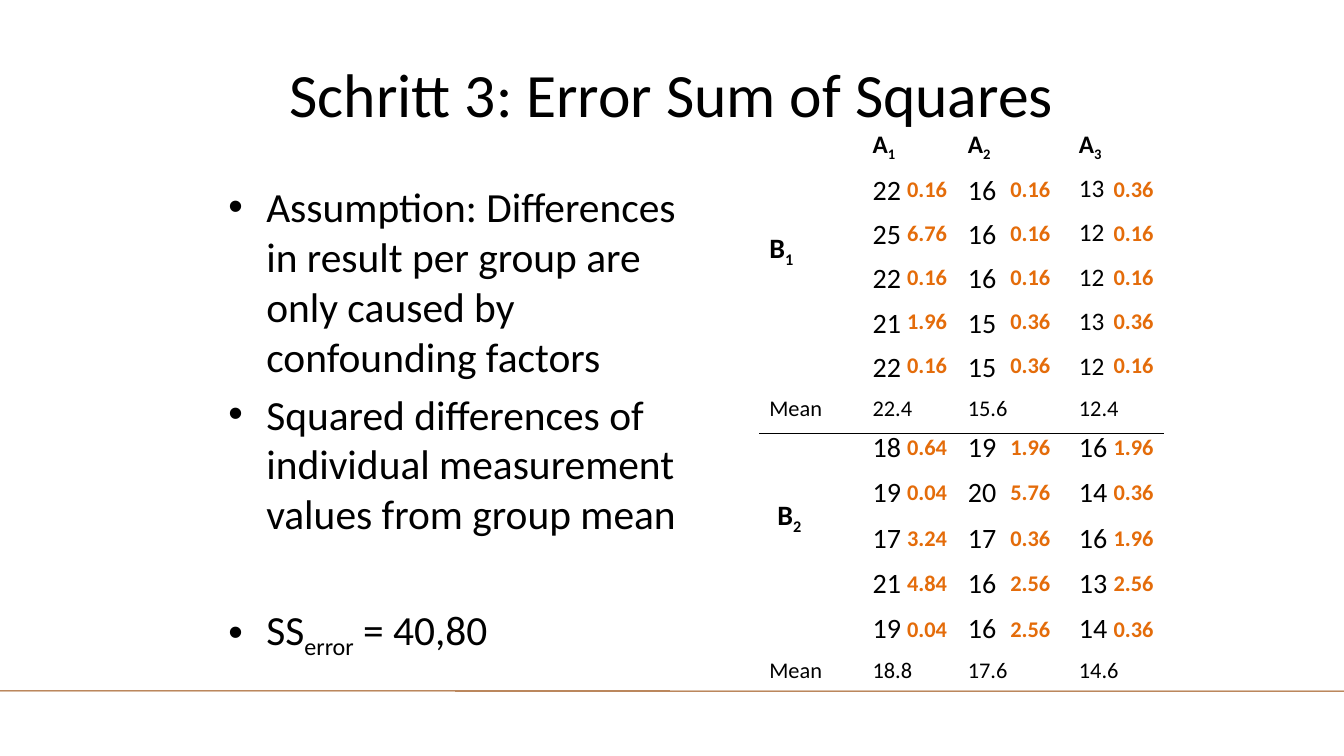
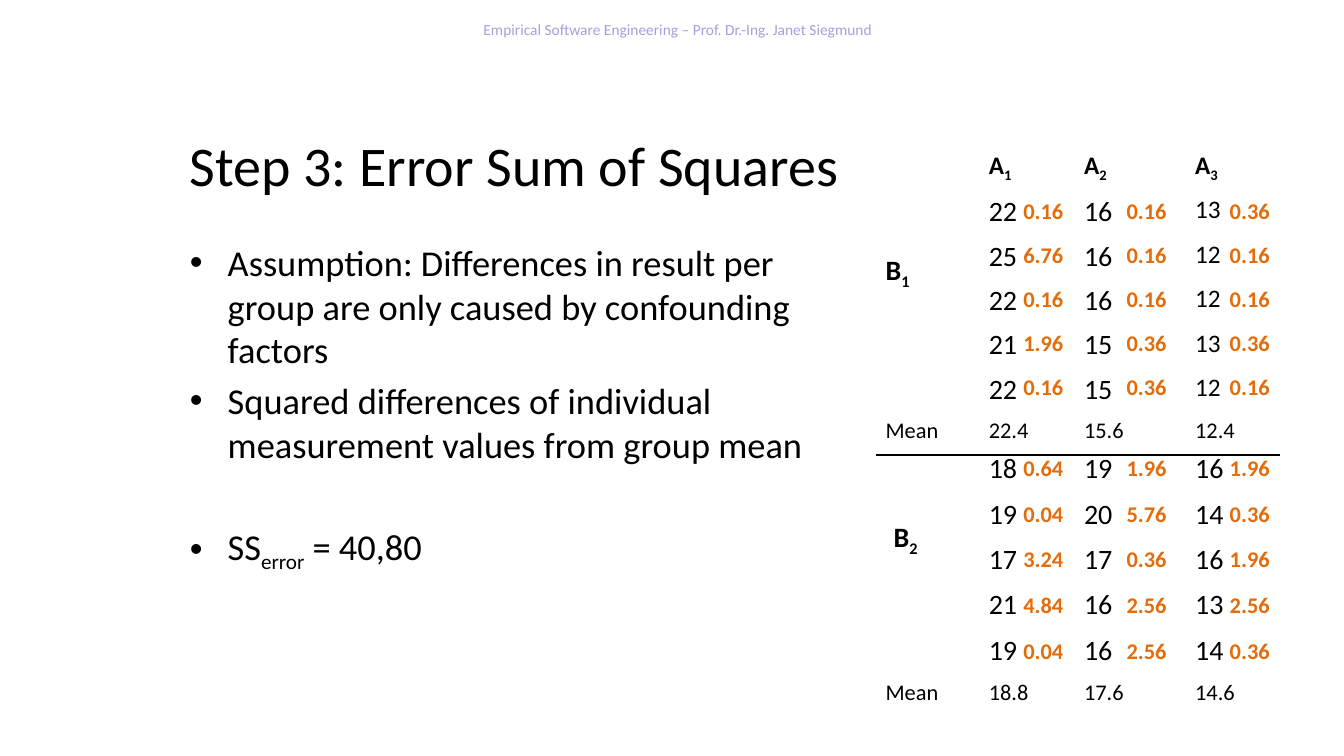
Before and after one commit to feigensp/lehre, a slide deck: slide 55 of ese/WS1920/04_Analysis.pptx (slide 54 before the commit). Drawn at 1344x756 pixels with LibreOffice and Linux fonts; fonts in the diff are those of the drawing; background and template pictures are left out. Boxes give left, top, right and bottom in pixels: in the first picture for what was removed or moved away, otherwise in the second. Text is boxed around its words. In the diff, an @@ line names an element or a change of style, - is before the commit and + after.

```diff
--- a/ese/WS1920/04_Analysis.pptx
+++ b/ese/WS1920/04_Analysis.pptx
@@ text added at [483, 24, 871, 38], 11 pt, text #AB9DDB @@
+Empirical Software Engineering – Prof. Dr.-Ing. Janet Siegmund
@@ title at [190, 147, 838, 195]: text changed; size 44 to 40 pt @@
-Schritt 3: Error Sum of Squares
+Step 3: Error Sum of Squares
@@ text "Assumption: Differences in result per ...": place and size @@
-text "Assumption: Differences in result per ..." at [266, 193, 675, 650]
+text "Assumption: Differences in result per ..." at [228, 250, 802, 565]
@@ text "Assumption: Differences in result per ..." at [228, 250, 802, 565]: size 29.6 to 26 pt @@
@@ 3 tables: place and size @@
-3 tables at [759, 171, 1206, 698]
+3 tables at [876, 194, 1322, 720]
@@ 3 tables: place and size @@
-3 tables at [759, 124, 1206, 656]
+3 tables at [876, 145, 1322, 679]
@@ line removed from (0, 691) to (1344, 692) @@
```
Also in this commit, not shown: 40 other slides changed, 3 slides added, 18 slides removed, 5 other files.
